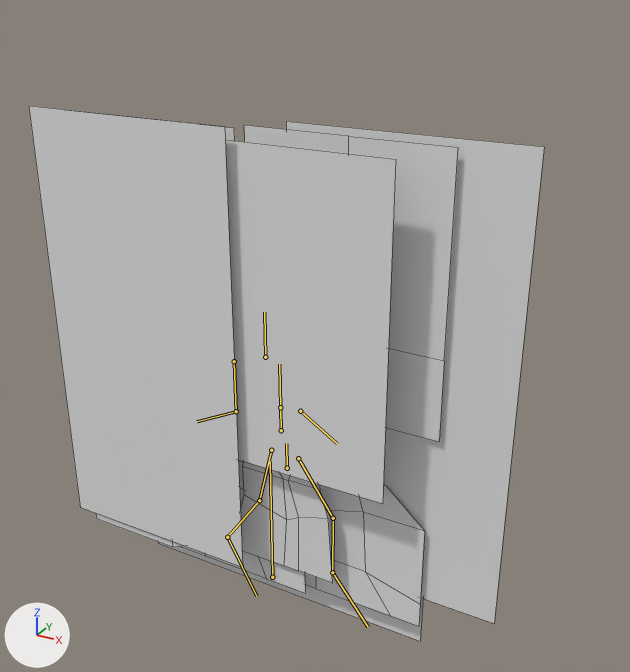
One commit to the FBX model Unity/Assets/Arcadians/AvatarFemale/avatarFemale.fbx: the scene before it, then after it.
One viewpoint serves both versions: a 50 mm camera at (3.0, -4.76, 4.56) aimed at (0.27, 0.21, 2.08). Every picture has the same lights, and +X, +Y and +Z are marked at lower left. The bones that bend it are drawn over the model as lines. Mesh edges are drawn as thin lines.

The first picture shows 'avatar.Female'.
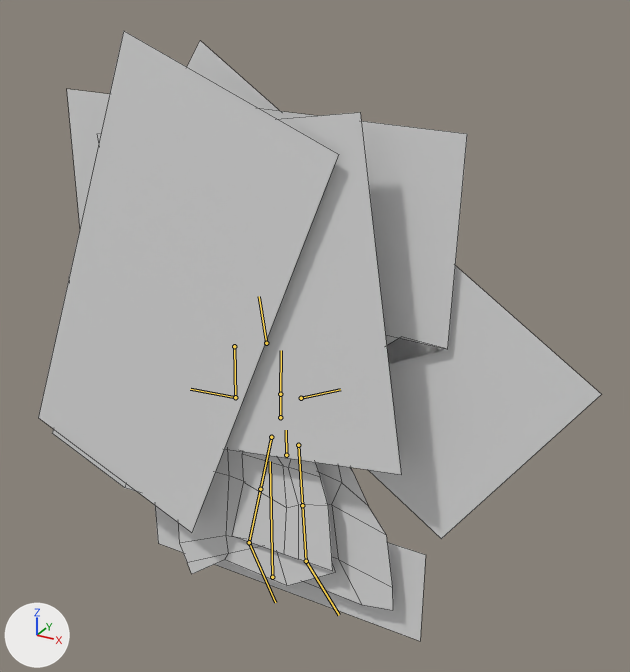
The newer file adds an action. The first version stands in its rest pose; the second is drawn at frame 6 of the action 'female.armature|m.talkpositive'.

Boxes (x1, y1, x2, y2) around the edits, measured in the pictures (630 x 672 px):
'avatar.Female', posed (9% wider, 14% taller): before (29, 106, 544, 641); after (38, 31, 601, 641)
bone 'b_Spine.001', root to tip: before (287, 468) to (286, 443); after (286, 455) to (286, 430)
bone 'b_Spine.002', root to tip: before (281, 430) to (280, 407); after (280, 417) to (280, 394)
bone 'b_Head', root to tip: before (265, 357) to (264, 312); after (266, 343) to (259, 296)
bone 'b_LArm', root to tip: before (300, 411) to (337, 443); after (301, 398) to (340, 389)
bone 'b_RArm.002', root to tip: before (236, 411) to (197, 421); after (235, 397) to (190, 389)
bone 'b_LLeg.001', root to tip: before (298, 458) to (333, 518); after (298, 445) to (302, 505)
bone 'b_LLeg.002', root to tip: before (333, 518) to (332, 572); after (302, 505) to (306, 561)
bone 'b_LFoot', root to tip: before (332, 572) to (368, 627); after (306, 561) to (339, 615)
bone 'b_RLeg.001', root to tip: before (271, 450) to (259, 500); after (271, 437) to (260, 489)
bone 'b_RLeg.002', root to tip: before (259, 500) to (227, 537); after (260, 489) to (249, 542)
bone 'b_RFoot', root to tip: before (227, 537) to (256, 596); after (249, 542) to (275, 602)

The change in detail:
Bone 'b_Spine.001' (bone_b_spine_001) moves from (0.0, 0.0, 0.0) to (0.0, 0.111, 0.0).
Bone 'b_Spine.002' (bone_b_spine_002) turns from (0, 0, 0) to (0, 0, -1) degrees about its own x, y and z.
Bone 'b_Head' (bone_b_head) turns from (0, 0, 0) to (0, 0, 10) degrees about its own x, y and z.
Bone 'b_LArm' (bone_b_larm) turns from (0, 0, 0) to (0, 0, 57) degrees about its own x, y and z.
Bone 'b_RArm.002' (bone_b_rarm_002) turns from (0, 0, 0) to (0, 0, 21) degrees about its own x, y and z.
Bone 'b_LLeg.001' (bone_b_lleg_001) turns from (0, 0, 0) to (0, 0, 31) degrees about its own x, y and z.
Bone 'b_LLeg.002' (bone_b_lleg_002) turns from (0, 0, 0) to (0, 0, -34) degrees about its own x, y and z.
Bone 'b_LFoot' (bone_b_lfoot) turns from (0, 0, 0) to (-6, 0, 0) degrees about its own x, y and z.
Bone 'b_RLeg.001' (bone_b_rleg_001) turns from (0, 0, 0) to (0, 0, 2) degrees about its own x, y and z.
Bone 'b_RLeg.002' (bone_b_rleg_002) turns from (0, 0, 0) to (0, 0, 20) degrees about its own x, y and z.
Bone 'b_RFoot' (bone_b_rfoot) turns from (0, 0, 0) to (0, 0, -25) degrees about its own x, y and z.
